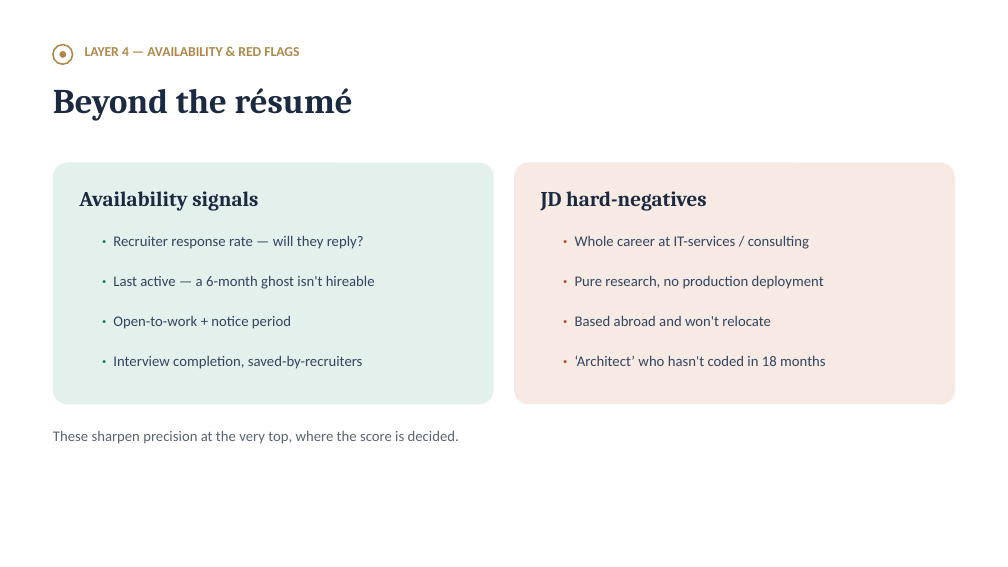
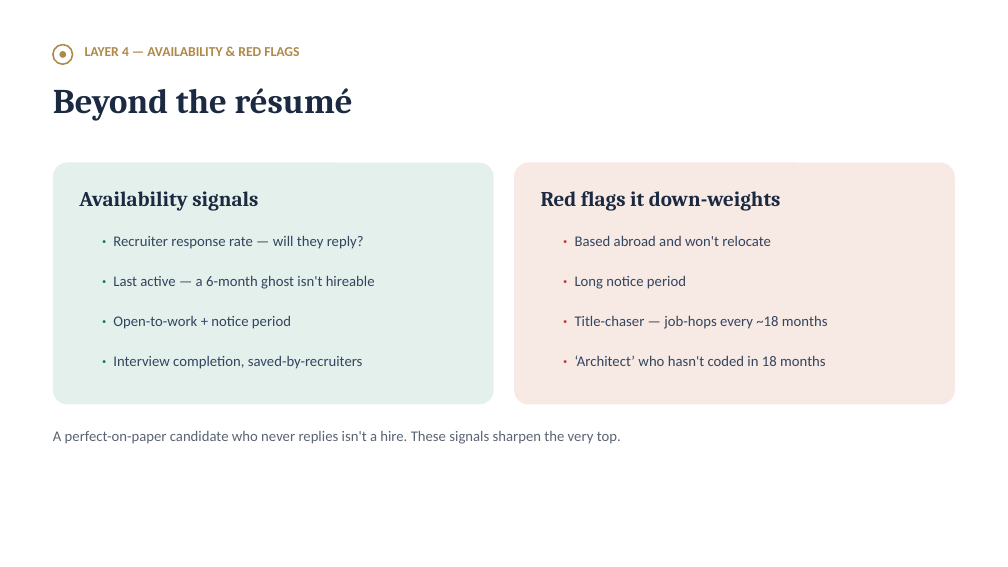
Before and after one commit to TheClazer/parakh, a slide deck: slide 12 of deck/parakh_deck.pptx (slide 8 before the commit). Drawn at 1008x567 pixels with LibreOffice and Linux fonts; fonts in the diff are those of the drawing. Boxes give left, top, right and bottom in pixels: in the first picture for what was removed or moved away, otherwise in the second. Text is boxed around its words. In the diff, an @@ line names an element or a change of style, - is before the commit and + after.

```diff
--- a/deck/parakh_deck.pptx
+++ b/deck/parakh_deck.pptx
@@ text at (541, 191, 781, 211): text changed @@
-JD hard-negatives
+Red flags it down-weights
@@ text "· Based abroad and won't ...": place and size @@
-text "· Based abroad and won't ..." at (575, 315, 771, 326)
+text "· Based abroad and won't ..." at (575, 235, 771, 246)
@@ text removed at (575, 235, 809, 249) @@
-· Whole career at IT-services / consulting
@@ text at (575, 276, 686, 289): text changed @@
-· Pure research, no production deployment
+· Long notice period
@@ text added at (575, 315, 828, 329), 14 pt, text #33455F @@
+· Title-chaser — job-hops every ~18 months
@@ text at (53, 431, 621, 444): text changed @@
-These sharpen precision at the very top, where the score is decided.
+A perfect-on-paper candidate who never replies isn't a hire. These signals sharpen the very top.
```
Also in this commit, not shown: 8 other slides changed, 7 slides added, 2 slides removed, 4 other files.
